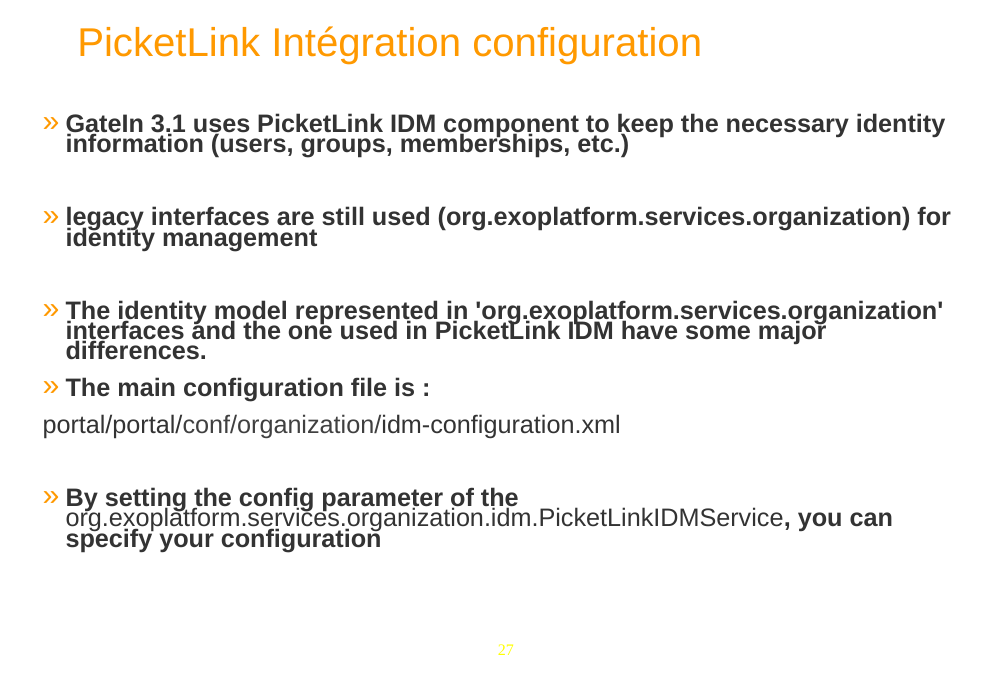
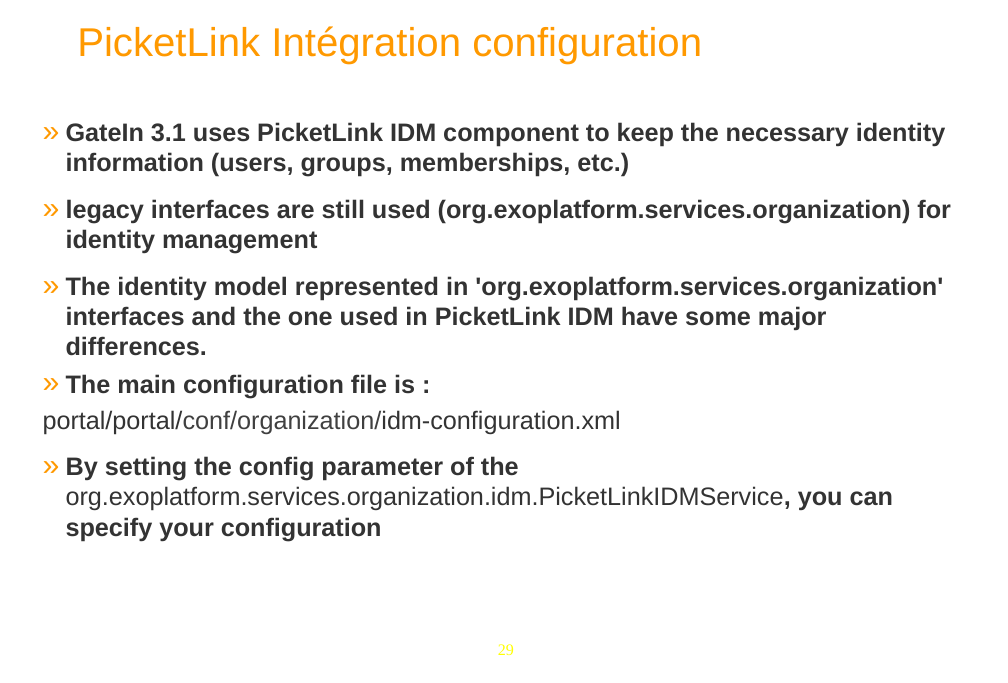
Before and after one commit to anhvurz90/training, a slide deck: slide 29 of exo-sysAdmin/970-LdapConfig-XSys.pptx (slide 27 before the commit). Drawn at 1008x683 pixels with LibreOffice and Linux fonts; fonts in the diff are those of the drawing; background and template pictures are left out. Boxes give left, top, right and bottom in pixels: in the first picture for what was removed or moved away, otherwise in the second. Text is boxed around its words. In the diff, an @@ line names an element or a change of style, - is before the commit and + after.

```diff
--- a/exo-sysAdmin/970-LdapConfig-XSys.pptx
+++ b/exo-sysAdmin/970-LdapConfig-XSys.pptx
@@ text at bbox=[66, 122, 951, 541]: line spacing 0.67 to 1 @@
@@ page number at bbox=[498, 644, 514, 655]: text changed @@
-27
+29
```
Also in this commit, not shown: 4 slides added, 1 slide removed.
